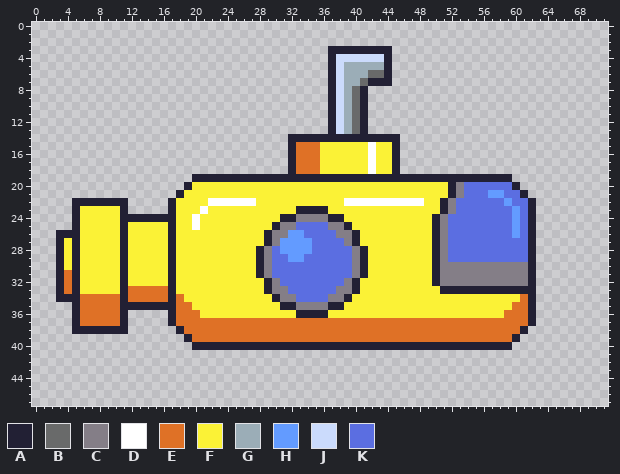
Sprite sheet, stored at assets/submarine.png. That is the earlier state.
The file is 72x48 pixels.
Palette (. is transparent): A #222034  B #696a6a  C #847e87  D #ffffff  E #df7126  F #fbf236  G #9badb7  H #639bff  J #cbdbfc  K #5b6ee1
Pixels before (only the part around the change), first column x 0:
 0 .......................................................................
 1 .......................................................................
 2 .......................................................................
 3 .....................................AAAAAAAA..........................
 4 .....................................AJJJJJJA..........................
 5 .....................................AJGGGGGA..........................
 6 .....................................AJGGGBBA..........................
 7 .....................................AJGGBAAA..........................
 8 .....................................AJGBA.............................
 9 .....................................AJGBA.............................
10 .....................................AJGBA.............................
11 .....................................AJGBA.............................
12 .....................................AJGBA.............................
13 .....................................AJGBA.............................
14 ................................AAAAAAAAAAAAAA.........................
15 ................................AEEEFFFFFFDFFA.........................
16 ................................AEEEFFFFFFDFFA.........................
17 ................................AEEEFFFFFFDFFA.........................
18 ................................AEEEFFFFFFDFFA.........................
19 ....................AAAAAAAAAAAAAAAAAAAAAAAAAAAAAAAAAAAAAAAA...........
20 ...................AFFFFFFFFFFFFFFFFFFFFFFFFFFFFFFFFACKKKKKKA..........
21 ..................AFFFFFFFFFFFFFFFFFFFFFFFFFFFFFFFFFACKKKHHKKA.........
22 .....AAAAAAA.....AFFFFDDDDDDFFFFFFFFFFFDDDDDDDDDDFFACKKKKKKHKKA........
23 .....AFFFFFA.....AFFFDFFFFFFFFFFFAAAAFFFFFFFFFFFFFFACKKKKKKKHKA........
24 .....AFFFFFAAAAAAAFFDFFFFFFFFFFAACCCCAAFFFFFFFFFFFACKKKKKKKKHKA........
25 .....AFFFFFAFFFFFAFFDFFFFFFFFFACCKKKKCCAFFFFFFFFFFACKKKKKKKKHKA........
26 ...AAAFFFFFAFFFFFAFFFFFFFFFFFACCHHKKKKCCAFFFFFFFFFACKKKKKKKKHKA........
27 ...AFAFFFFFAFFFFFAFFFFFFFFFFFACHHHHKKKKCAFFFFFFFFFACKKKKKKKKKKA........
28 ...AFAFFFFFAFFFFFAFFFFFFFFFFACKHHHHKKKKKCAFFFFFFFFACKKKKKKKKKKA........
29 ...AFAFFFFFAFFFFFAFFFFFFFFFFACKKHHKKKKKKCAFFFFFFFFACKKKKKKKKKKA........
30 ...AFAFFFFFAFFFFFAFFFFFFFFFFACKKKKKKKKKKCAFFFFFFFFACCCCCCCCCCCA........
31 ...AEAFFFFFAFFFFFAFFFFFFFFFFACKKKKKKKKKKCAFFFFFFFFACCCCCCCCCCCA........
32 ...AEAFFFFFAFFFFFAFFFFFFFFFFFACKKKKKKKKCAFFFFFFFFFACCCCCCCCCCCA........
33 ...AEAFFFFFAEEEEEAFFFFFFFFFFFACCKKKKKKCCAFFFFFFFFFFAAAAAAAAAAAA........
34 ...AAAEEEEEAEEEEEAEFFFFFFFFFFFACCKKKKCCAFFFFFFFFFFFFFFFFFFFFFEA........
35 .....AEEEEEAAAAAAAEEFFFFFFFFFFFAACCCCAAFFFFFFFFFFFFFFFFFFFFFEEA........
36 .....AEEEEEA.....AEEEFFFFFFFFFFFFAAAAFFFFFFFFFFFFFFFFFFFFFFEEEA........
37 .....AEEEEEA.....AEEEEEEEEEEEEEEEEEEEEEEEEEEEEEEEEEEEEEEEEEEEEA........
38 .....AAAAAAA......AEEEEEEEEEEEEEEEEEEEEEEEEEEEEEEEEEEEEEEEEEEA.........
39 ...................AEEEEEEEEEEEEEEEEEEEEEEEEEEEEEEEEEEEEEEEEA..........
40 ....................AAAAAAAAAAAAAAAAAAAAAAAAAAAAAAAAAAAAAAAA...........
41 .......................................................................
42 .......................................................................
43 .......................................................................
Now the later version:
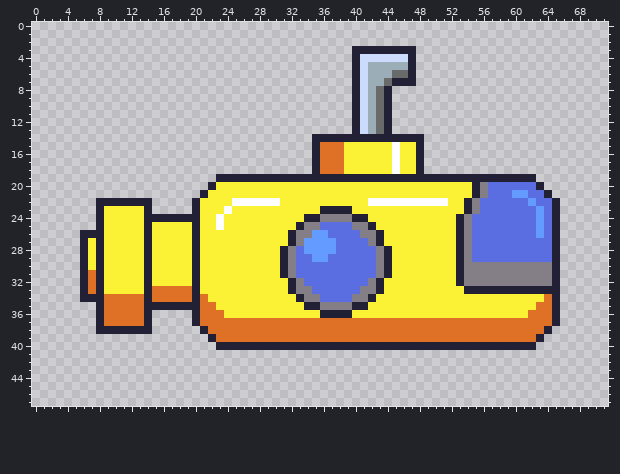
The edit:
y 3: x 37..39 AAA -> ...; x 45..47 ... -> AAA
y 4: x 37..40 AJJJ -> ...A; x 44..47 A... -> JJJA
y 5: x 37..41 AJGGG -> ...AJ; x 44..47 A... -> GGGA
y 6: x 37..47 AJGGGBBA... -> ...AJGGGBBA
y 7: x 37..47 AJGGBAAA... -> ...AJGGBAAA
y 8..13: x 37..44 AJGBA... -> ...AJGBA
y 14: x 32..34 AAA -> ...; x 46..48 ... -> AAA
y 15..18: x 32..38 AEEEFFF -> ...AEEE; x 42 D -> F; x 45..48 A... -> DFFA
y 19: x 20..22 AAA -> ...; x 60..62 ... -> AAA
y 20: x 19..22 AFFF -> ...A; x 52..56 ACKKK -> FFFAC; x 60..63 A... -> KKKA
y 21: x 18..21 AFFF -> ...A; x 52..58 ACKKKHH -> FFFACKK; x 60..64 KA... -> HHKKA
y 22: x 5..7 AAA -> ...; x 12..14 ... -> AAA; x 17..20 AFFF -> ...A; x 22..24 DDD -> FFF; x 28..30 FFF -> DDD; x 39..41 DDD -> FFF; x 49..55 FFACKKK -> DDDFFAC; x 59 H -> K; x 62..65 A... -> HKKA
y 23: x 5..8 AFFF -> ...A; x 11..14 A... -> FFFA; x 17..21 AFFFD -> ...AF; x 24 F -> D; x 33..35 AAA -> FFF; x 37..39 FFF -> AAA; x 51..55 ACKKK -> FFFAC; x 60 H -> K; x 62..65 A... -> KHKA
y 24: x 5..8 AFFF -> ...A; x 11..13 AAA -> FFF; x 18..20 FFD -> AAA; x 23 F -> D; x 31..35 AACCC -> FFFAA; x 37..41 AAFFF -> CCCAA; x 50..54 ACKKK -> FFFAC; x 60 H -> K; x 62..65 A... -> KHKA
y 25: x 5..8 AFFF -> ...A; x 11 A -> F; x 14 F -> A; x 17 A -> F; x 20 D -> A; x 23 F -> D; x 30..35 ACCKKK -> FFFACC; x 37..42 CCAFFF -> KKKCCA; x 50..54 ACKKK -> FFFAC; x 60 H -> K; x 62..65 A... -> KHKA
y 26: x 3..8 AAAFFF -> ...AAA; x 11 A -> F; x 14 F -> A; x 17 A -> F; x 20 F -> A; x 29..36 ACCHHKKK -> FFFACCHH; x 38..43 CCAFFF -> KKKCCA; x 50..54 ACKKK -> FFFAC; x 60 H -> K; x 62..65 A... -> KHKA
y 27: x 3..6 AFAF -> ...A; x 8 F -> A; x 11 A -> F; x 14 F -> A; x 17 A -> F; x 20 F -> A; x 29..33 ACHHH -> FFFAC; x 35..37 KKK -> HHH; x 39..43 CAFFF -> KKKCA; x 50..54 ACKKK -> FFFAC; x 62..65 A... -> KKKA
y 28: x 3..6 AFAF -> ...A; x 8 F -> A; x 11 A -> F; x 14 F -> A; x 17 A -> F; x 20 F -> A; x 28..33 ACKHHH -> FFFACK; x 35..37 KKK -> HHH; x 40..44 CAFFF -> KKKCA; x 50..54 ACKKK -> FFFAC; x 62..65 A... -> KKKA
y 29: x 3..6 AFAF -> ...A; x 8 F -> A; x 11 A -> F; x 14 F -> A; x 17 A -> F; x 20 F -> A; x 28..33 ACKKHH -> FFFACK; x 35..36 KK -> HH; x 40..44 CAFFF -> KKKCA; x 50..54 ACKKK -> FFFAC; x 62..65 A... -> KKKA
y 30: x 3..6 AFAF -> ...A; x 8 F -> A; x 11 A -> F; x 14 F -> A; x 17 A -> F; x 20 F -> A; x 28..32 ACKKK -> FFFAC; x 40..44 CAFFF -> KKKCA; x 50..53 ACCC -> FFFA; x 62..65 A... -> CCCA
y 31: x 3..8 AEAFFF -> ...AEA; x 11 A -> F; x 14 F -> A; x 17 A -> F; x 20 F -> A; x 28..32 ACKKK -> FFFAC; x 40..44 CAFFF -> KKKCA; x 50..53 ACCC -> FFFA; x 62..65 A... -> CCCA
y 32: x 3..8 AEAFFF -> ...AEA; x 11 A -> F; x 14 F -> A; x 17 A -> F; x 20 F -> A; x 29..33 ACKKK -> FFFAC; x 39..43 CAFFF -> KKKCA; x 50..53 ACCC -> FFFA; x 62..65 A... -> CCCA
y 33: x 3..8 AEAFFF -> ...AEA; x 11..14 AEEE -> FFFA; x 17..20 AFFF -> EEEA; x 29..34 ACCKKK -> FFFACC; x 38..43 CCAFFF -> KKKCCA; x 51..53 AAA -> FFF; x 63..65 ... -> AAA
y 34: x 3..8 AAAEEE -> ...AAA; x 11 A -> E; x 14 E -> A; x 17 A -> E; x 19..21 FFF -> EAE; x 30..35 ACCKKK -> FFFACC; x 37..42 CCAFFF -> KKKCCA; x 61..65 EA... -> FFFEA
y 35: x 5..8 AEEE -> ...A; x 11..13 AAA -> EEE; x 18..22 EEFFF -> AAAEE; x 31..35 AACCC -> FFFAA; x 37..41 AAFFF -> CCCAA; x 60..65 EEA... -> FFFEEA
y 36: x 5..8 AEEE -> ...A; x 11..14 A... -> EEEA; x 17..23 AEEEFFF -> ...AEEE; x 33..35 AAA -> FFF; x 37..39 FFF -> AAA; x 59..65 EEEA... -> FFFEEEA
y 37: x 5..8 AEEE -> ...A; x 11..14 A... -> EEEA; x 17..20 AEEE -> ...A; x 62..65 A... -> EEEA
y 38: x 5..7 AAA -> ...; x 12..14 ... -> AAA; x 18..21 AEEE -> ...A; x 61..64 A... -> EEEA
y 39: x 19..22 AEEE -> ...A; x 60..63 A... -> EEEA
y 40: x 20..22 AAA -> ...; x 60..62 ... -> AAA
